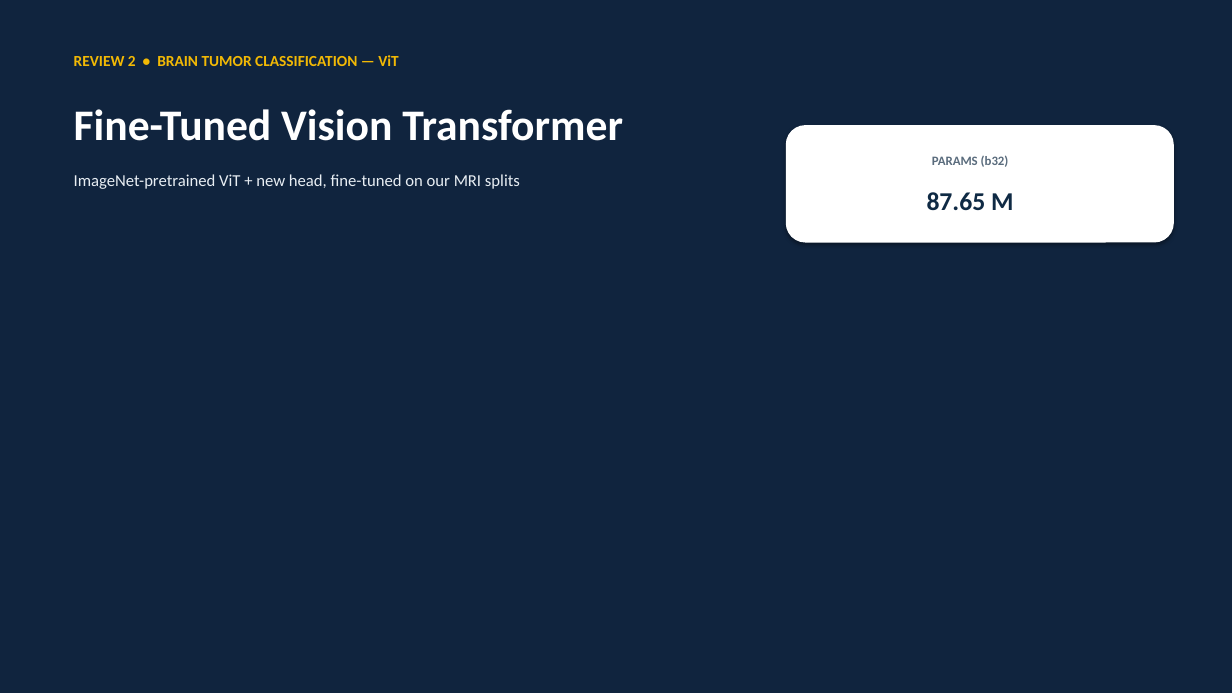
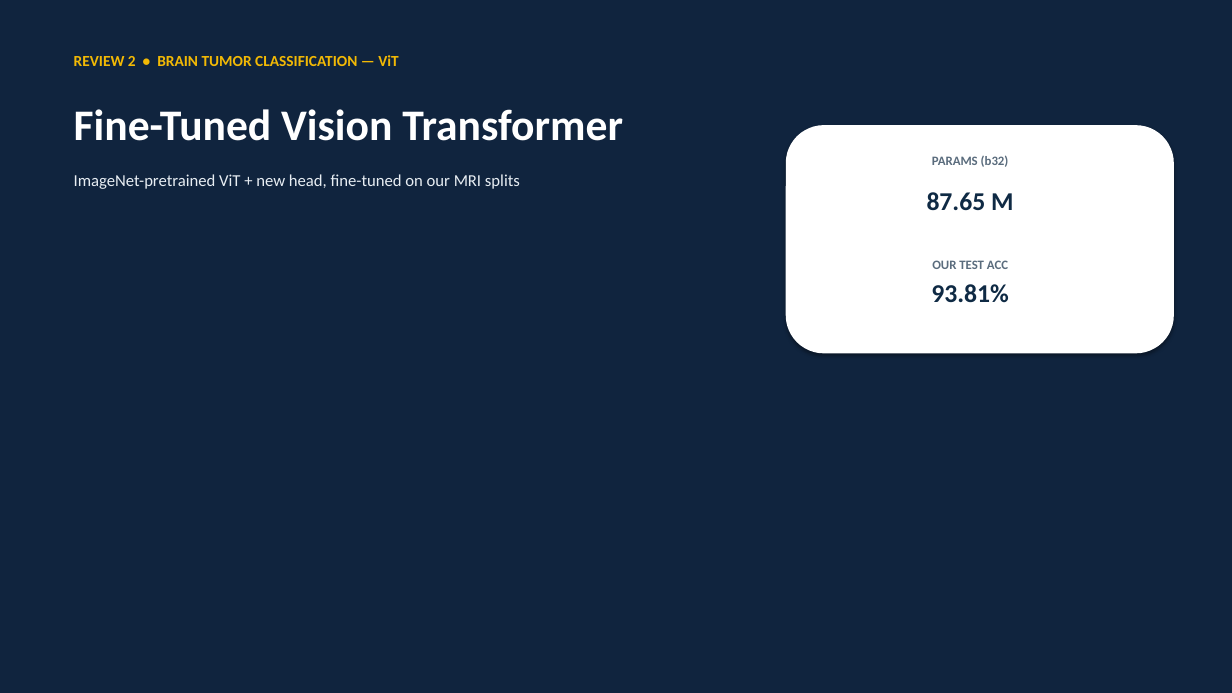
Before and after one commit to SMILING07/DL_PROJECT, a slide deck: slide 11 of PRESENTATION/presentation.pptx. Drawn at 1232x693 pixels with LibreOffice and Linux fonts; fonts in the diff are those of the drawing. Boxes give left, top, right and bottom in pixels: in the first picture for what was removed or moved away, otherwise in the second. Text is boxed around its words. In the diff, an @@ line names an element or a change of style, - is before the commit and + after.

Commit message:
Update README + slides with ViT 93.81% and RViT 92.31% test acc; add model docs with reviewer Q&A

```diff
--- a/PRESENTATION/presentation.pptx
+++ b/PRESENTATION/presentation.pptx
@@ rounded rectangle: place and size @@
-rounded rectangle at [786,125,1174,242]
+rounded rectangle at [786,125,1174,353]
@@ text added at [932,260,1008,269], 10 pt, text #5A6C7D, bold @@
+OUR TEST ACC
@@ text added at [931,284,1009,303], 20 pt, text #0F2A44, bold @@
+93.81%
```
Also in this commit, not shown: 1 other slide changed, 2 other files.
